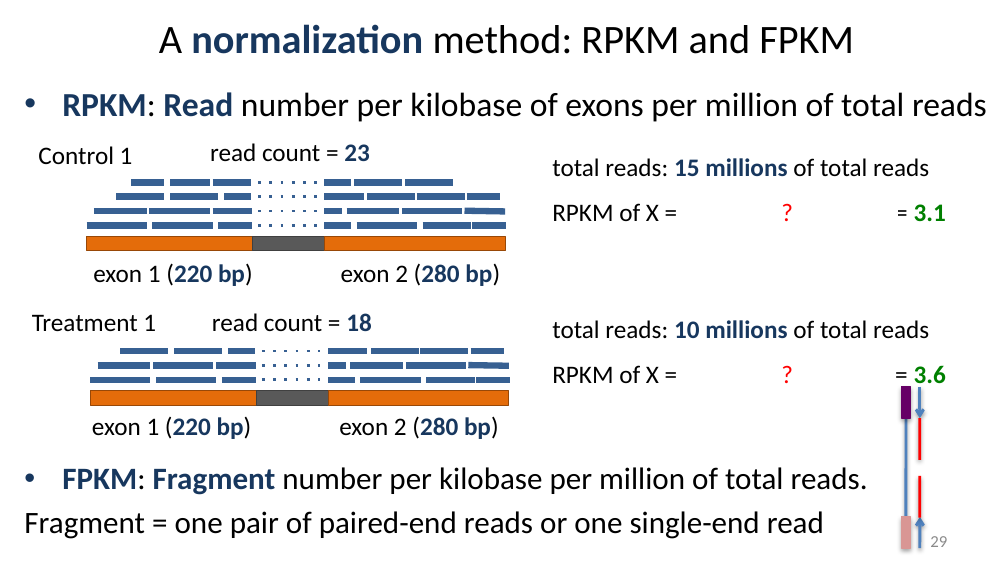
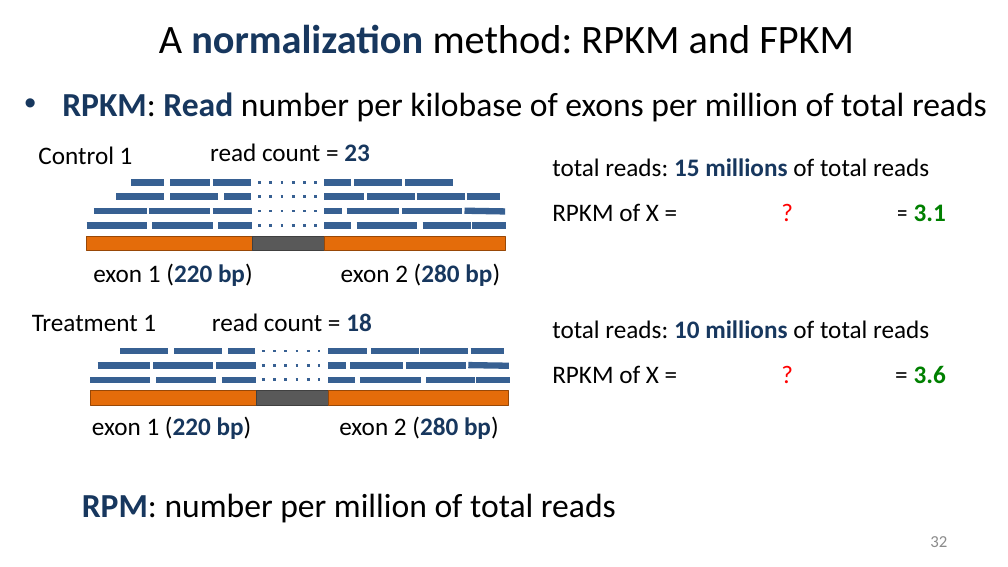
Before and after one commit to liu3zhenlab/teaching, a slide deck: slide 32 of RNA-Seq-Workshop/2026/lectures/IGF26_RNA-seq.pptx (slide 29 before the commit). Drawn at 1008x567 pixels with LibreOffice and Linux fonts; fonts in the diff are those of the drawing. Boxes give left, top, right and bottom in pixels: in the first picture for what was removed or moved away, otherwise in the second. Text is boxed around its words. In the diff, an @@ line names an element or a change of style, - is before the commit and + after.

```diff
--- a/RNA-Seq-Workshop/2026/lectures/IGF26_RNA-seq.pptx
+++ b/RNA-Seq-Workshop/2026/lectures/IGF26_RNA-seq.pptx
@@ group removed at bbox=[901, 387, 920, 548]: 3 lines, 2 rectangles, 2 arrows @@
@@ text at bbox=[82, 493, 616, 523]: text changed; size 22.2 to 24 pt @@
-• FPKM: Fragment number per kilobase per million of total reads.
-Fragment = one pair of paired-end reads or one single-end read
+RPM: number per million of total reads
@@ page number at bbox=[930, 536, 947, 547]: text changed @@
-29
+32
```
Also in this commit, not shown: 8 other slides changed, 4 slides added.
